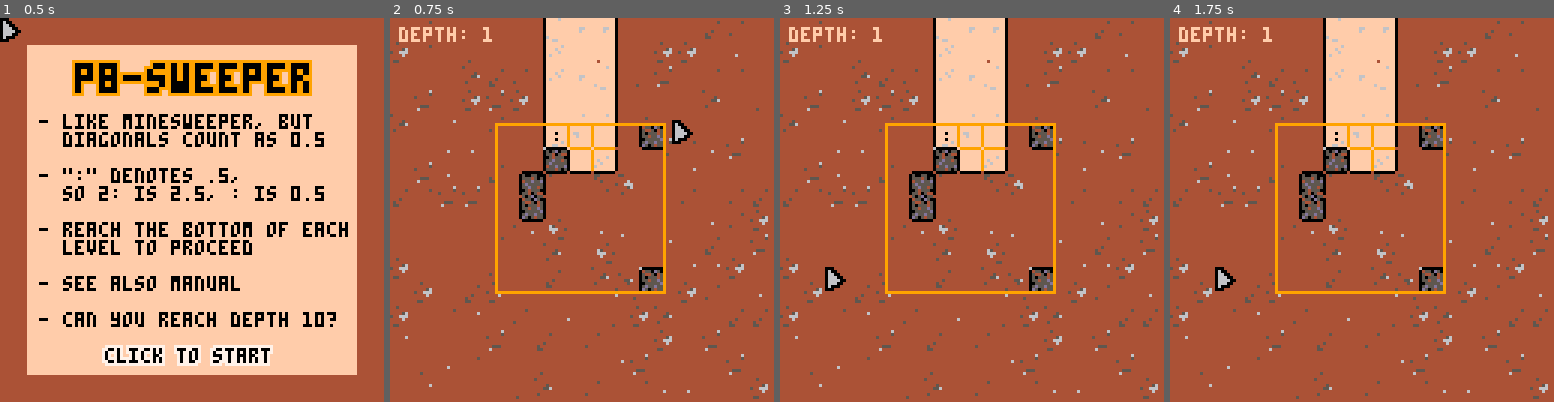
Above: before the commit, frames 1-4 (left to right).
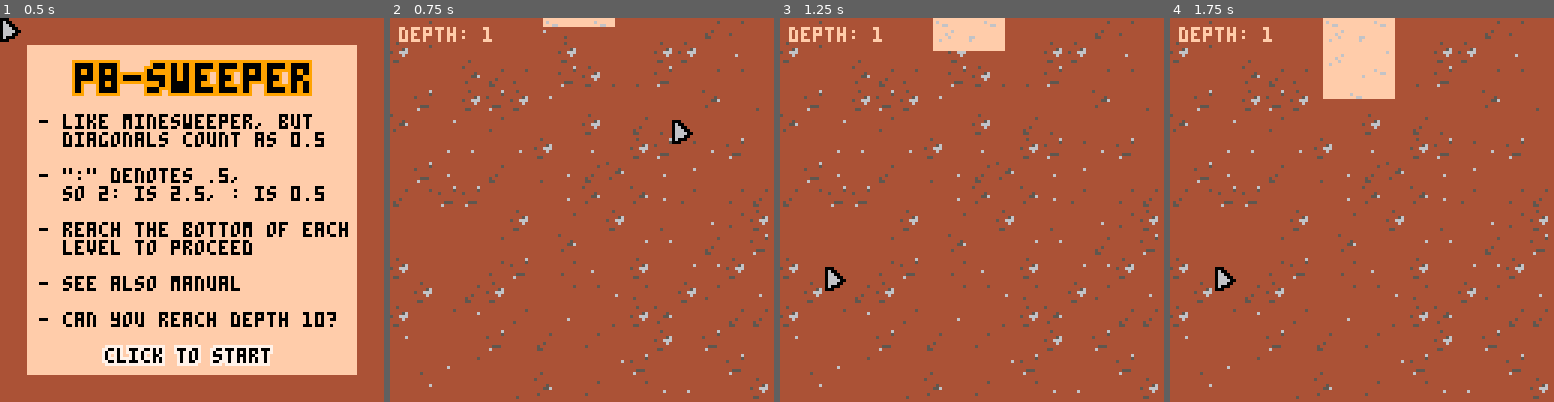
Above: after the commit, the same moments.

Repository: zommerfelds/ldjam57-p8sweeper
Game: PICO-8 cartridge p8sweeper.p8
Same seed, same stepped clock (60 frames per second), same inputs: the game is played once before the commit and once after it.
Inputs (mouse positions are in pixels of both pictures, inside the frame that each line leads up to):
- Up to frame 1 (0.5 s): no input
- Up to frame 2 (0.75 s): click (670, 121) at 0.67 s
- Up to frame 3 (1.25 s): click (826, 267) at 1.22 s
- Up to frame 4 (1.75 s): no input

Frame 1 is identical in both runs. In frame 2, 11% of the frame differs, in the area x 27-72%, y 0-72%; in frame 3, 10%; in frame 4, 8.0%.

Commit message:
Level intro animation

Diff:
--- a/scene_level.lua
+++ b/scene_level.lua
@@ -47,6 +47,7 @@
     win_state_time = 0
     win_state = PLAYING
     prev_mouse_state = 0
+    opening_time = time()
     if opt_depth then
         depth = opt_depth
     else
@@ -64,7 +65,7 @@
         end
     end
     for x = GRID_OFFSET_X + CELL_WIDTH * (START_X - 2), GRID_OFFSET_X + CELL_WIDTH * START_X, CELL_WIDTH do
-        for y = 0, GRID_OFFSET_Y, CELL_HEIGHT do
+        for y = GRID_OFFSET_Y % CELL_HEIGHT - CELL_HEIGHT, GRID_OFFSET_Y, CELL_HEIGHT do
             random_background[x .. y] = get_background_tile_empty(rnd())
         end
     end
@@ -159,7 +160,6 @@
 
 function draw_level()
     cls(1)
-    -- rectfill(0, 0, 127, 127, 4)
 
     -- Draw the background
     for x = 0, 127, CELL_WIDTH do
@@ -170,18 +170,17 @@
 
     print("depth: " .. depth, 3, 3, 15)
 
-    -- rectfill(GRID_OFFSET_X, GRID_OFFSET_Y, GRID_OFFSET_X + GRID_WIDTH * CELL_WIDTH, GRID_OFFSET_Y + GRID_HEIGHT * CELL_HEIGHT, 15)
-
-    --[[rectfill(
-        GRID_OFFSET_X + CELL_WIDTH * (START_X - 2), 0,
-        GRID_OFFSET_X + CELL_WIDTH * (START_X + 1), GRID_OFFSET_Y,
-        15
-    )]]
+    -- Draw the beginning of the hole
     for x = GRID_OFFSET_X + CELL_WIDTH * (START_X - 2), GRID_OFFSET_X + CELL_WIDTH * START_X, CELL_WIDTH do
-        for y = 0, GRID_OFFSET_Y, CELL_HEIGHT do
+        for y = GRID_OFFSET_Y % CELL_HEIGHT - CELL_HEIGHT, min(GRID_OFFSET_Y, (time() - opening_time) * 20), CELL_HEIGHT do
             spr(random_background[x .. y], x, y)
         end
     end
+
+    if GRID_OFFSET_Y > (time() - opening_time) * 20 then
+        return
+    end
+
     line(
         GRID_OFFSET_X + CELL_WIDTH * (START_X - 2), 0,
         GRID_OFFSET_X + CELL_WIDTH * (START_X - 2), GRID_OFFSET_Y, 0
